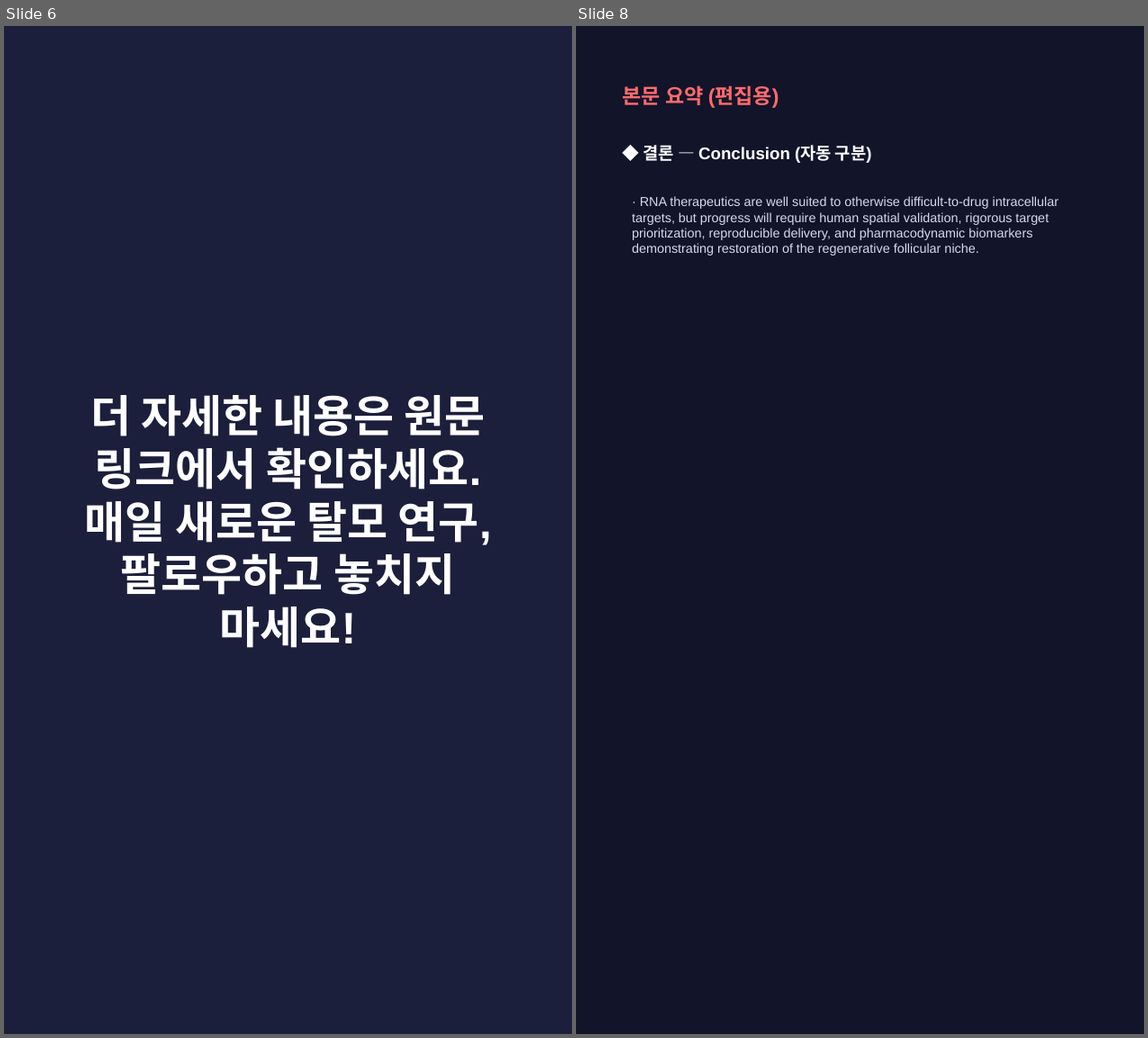
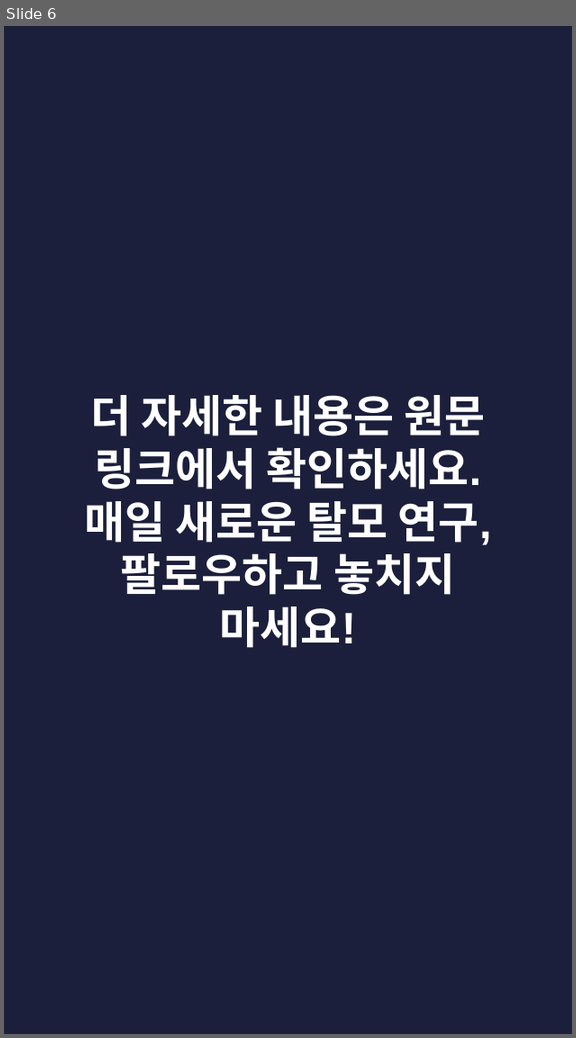
Before and after one commit to hyokang2010-BJ-ANTH/product-builder-test, a slide deck: pwa/data/latest/slides.pptx. Shown side by side, each under a label of ours: slides 6 and 8 before the commit, slide 6 after it; the slides between them are not shown. The pictures are 1148x1038 and 576x1038 pixels, drawn with LibreOffice and Linux fonts; fonts in the diff are those of the drawing. Boxes give left, top, right and bottom in pixels: in the first picture for what was removed or moved away, otherwise in the second. Text is boxed around its words. In the diff, an @@ line names an element or a change of style, - is before the commit and + after.

```diff
--- a/pwa/data/latest/slides.pptx
+++ b/pwa/data/latest/slides.pptx
@@ slide 8 removed at (576,26,1144,1034), background #12142A @@
@@ text removed at (623,85,779,108) @@
-본문 요약 (편집용)
@@ text removed at (644,145,872,163) @@
-◆ 결론 — Conclusion (자동 구분)
@@ text removed at (632,196,1058,256) @@
-· RNA therapeutics are well suited to otherwise difficult-to-drug intracellular targets, but progress will require human spatial validation, rigorous target prioritization, reproducible delivery, and pharmacodynamic biomarkers demonstrating restoration of the regenerative follicular niche.
```
Also in this commit, not shown: 2 slides changed, 4 slides added, 4 other slides removed, 26 other files.
